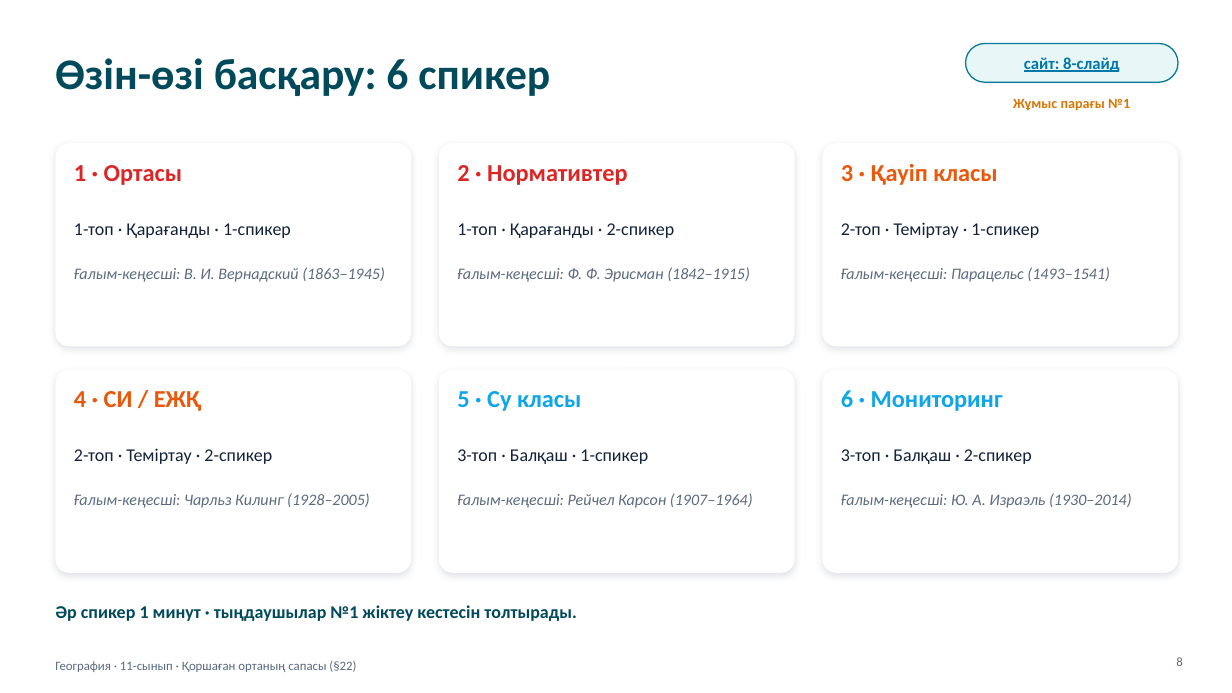
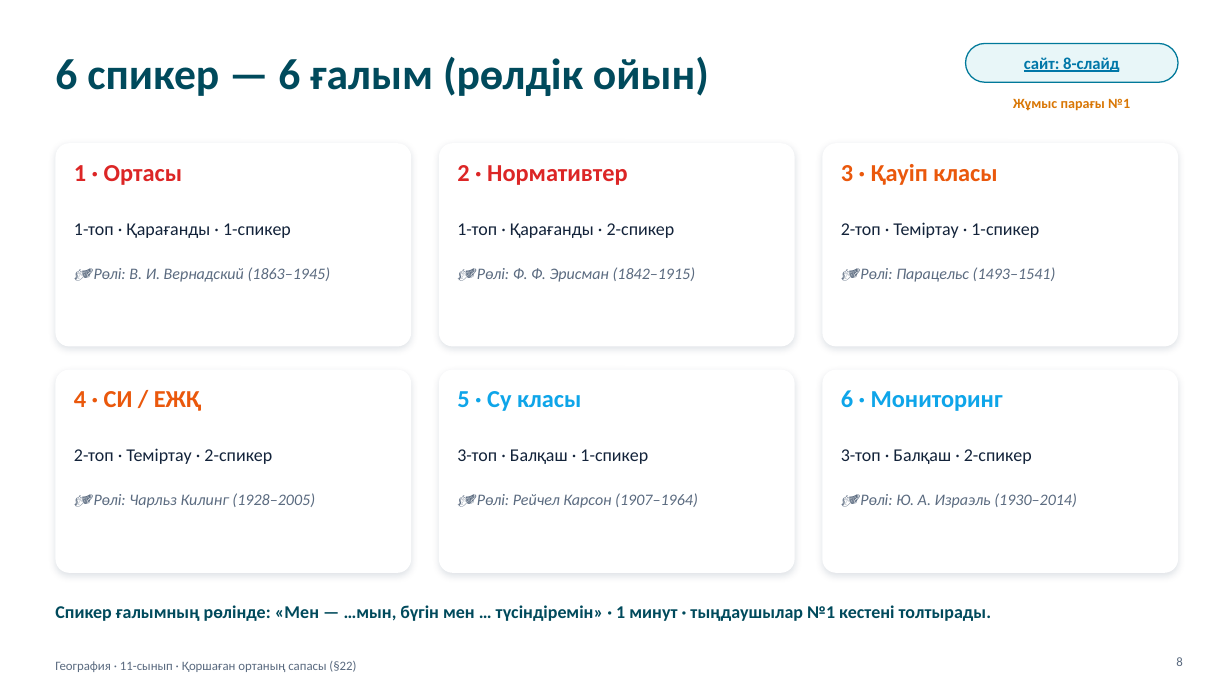
Before and after one commit to makpalkubantova-arch/ecoscaner, a slide deck: slide 8 of materialdar/2-Prezentaciya-Qorshagan-orta-sapasy.pptx. Drawn at 1232x693 pixels with LibreOffice and Linux fonts; fonts in the diff are those of the drawing. Boxes give left, top, right and bottom in pixels: in the first picture for what was removed or moved away, otherwise in the second. Text is boxed around its words. In the diff, an @@ line names an element or a change of style, - is before the commit and + after.

```diff
--- a/materialdar/2-Prezentaciya-Qorshagan-orta-sapasy.pptx
+++ b/materialdar/2-Prezentaciya-Qorshagan-orta-sapasy.pptx
@@ title at [55,57,709,96]: text changed @@
-Өзін-өзі басқару: 6 спикер
+6 спикер — 6 ғалым (рөлдік ойын)
@@ text at [94,267,331,282]: text changed @@
-Ғалым-кеңесші: В. И. Вернадский (1863–1945)
+🎭 Рөлі: В. И. Вернадский (1863–1945)
@@ text at [477,267,696,282]: text changed @@
-Ғалым-кеңесші: Ф. Ф. Эрисман (1842–1915)
+🎭 Рөлі: Ф. Ф. Эрисман (1842–1915)
@@ text at [860,267,1056,282]: text changed @@
-Ғалым-кеңесші: Парацельс (1493–1541)
+🎭 Рөлі: Парацельс (1493–1541)
@@ text at [94,493,315,508]: text changed @@
-Ғалым-кеңесші: Чарльз Килинг (1928–2005)
+🎭 Рөлі: Чарльз Килинг (1928–2005)
@@ text at [477,493,698,508]: text changed @@
-Ғалым-кеңесші: Рейчел Карсон (1907–1964)
+🎭 Рөлі: Рейчел Карсон (1907–1964)
@@ text at [860,493,1077,508]: text changed @@
-Ғалым-кеңесші: Ю. А. Израэль (1930–2014)
+🎭 Рөлі: Ю. А. Израэль (1930–2014)
@@ text at [55,605,991,621]: text changed @@
-Әр спикер 1 минут · тыңдаушылар №1 жіктеу кестесін толтырады.
+Спикер ғалымның рөлінде: «Мен — …мын, бүгін мен … түсіндіремін» · 1 минут · тыңдаушылар №1 кестені толтырады.
```
Also in this commit, not shown: 6 other slides changed, 21 other files.
